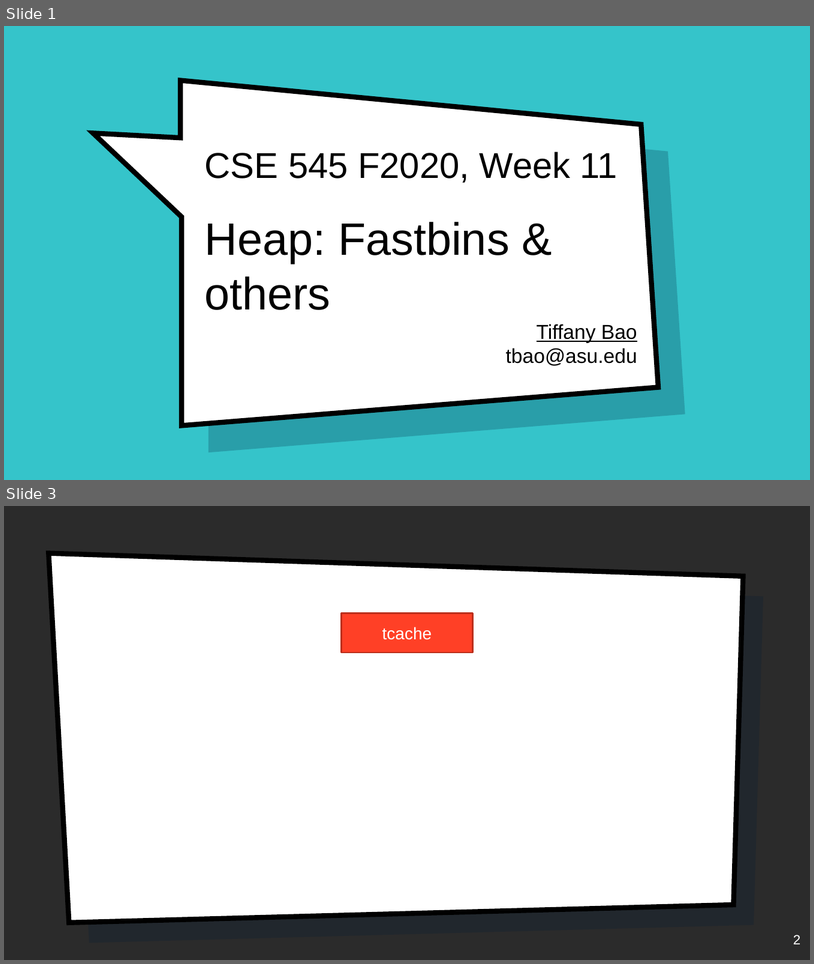
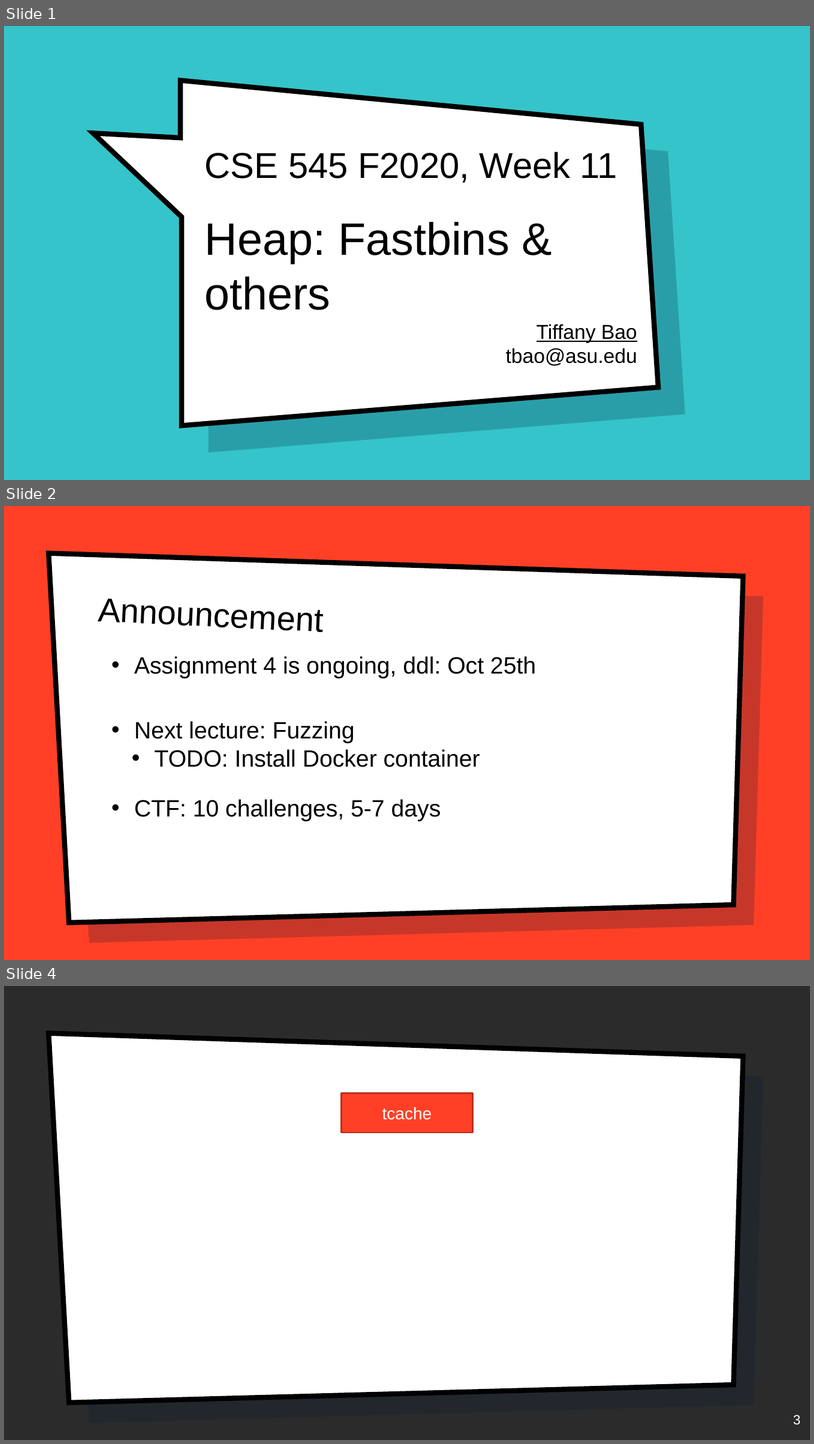
Before and after one commit to tiffanyb/tiffanyb.github.io, a slide deck: courses/cse545/slides/11-heap-4.pptx. Shown one above the other, each under a label of ours: slides 1 and 3 before the commit, slides 1, 2 and 4 after it; the slides between them are not shown. The pictures are 814x964 and 814x1444 pixels, drawn with LibreOffice and Linux fonts; fonts in the diff are those of the drawing; background and template pictures are left out; a plain dark background stands for a picture behind light text. Boxes give left, top, right and bottom in pixels: in the first picture for what was removed or moved away, otherwise in the second. Text is boxed around its words. In the diff, an @@ line names an element or a change of style, - is before the commit and + after.

```diff
--- a/courses/cse545/slides/11-heap-4.pptx
+++ b/courses/cse545/slides/11-heap-4.pptx
@@ slide 2 added at box(4, 506, 810, 960), background picture (left out); not listed: 2 template elements that a slide beside it also shows @@
@@ text added at box(98, 598, 323, 632), 40 pt, text #000000 @@
+Announcement
@@ text added at box(134, 656, 536, 821), 28 pt, text #000000 @@
+• Assignment 4 is ongoing, ddl: Oct 25th
+• Next lecture: Fuzzing
+  • TODO: Install Docker container
+• CTF: 10 challenges, 5-7 days
@@ what was slide 3 is now slide 4 @@
@@ page number at box(794, 1414, 801, 1424): text changed @@
-2
+3
```
Also in this commit, not shown: 2 slides changed, 19 other slides added, 2 slides removed, 23 other files.
